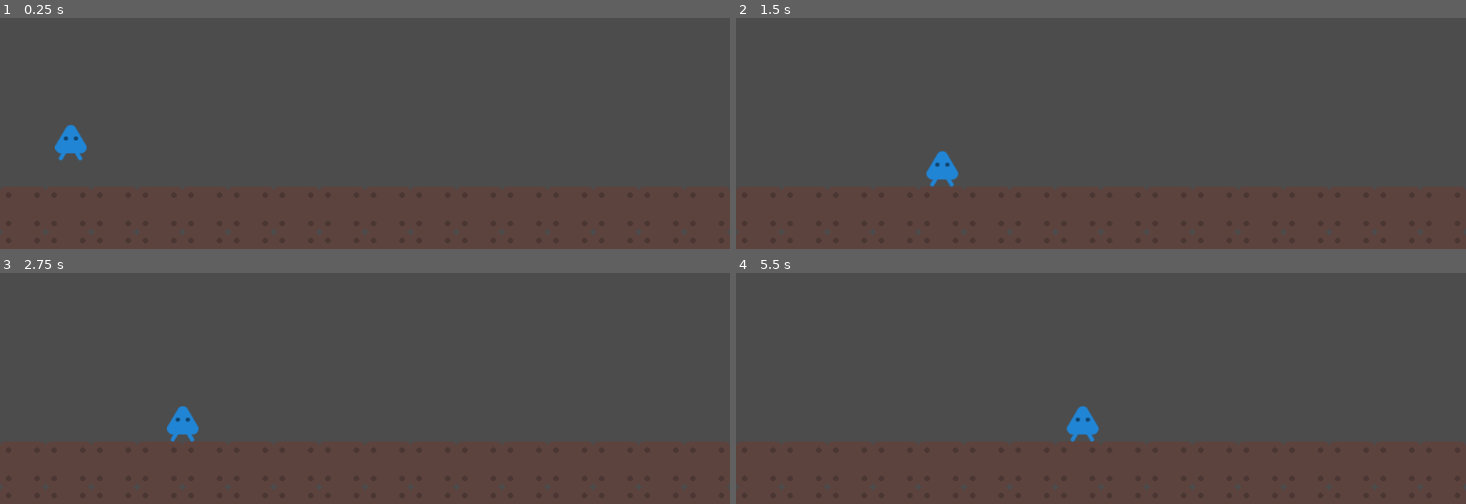
Above: before the commit, frames 1-4 (two rows, left to right).
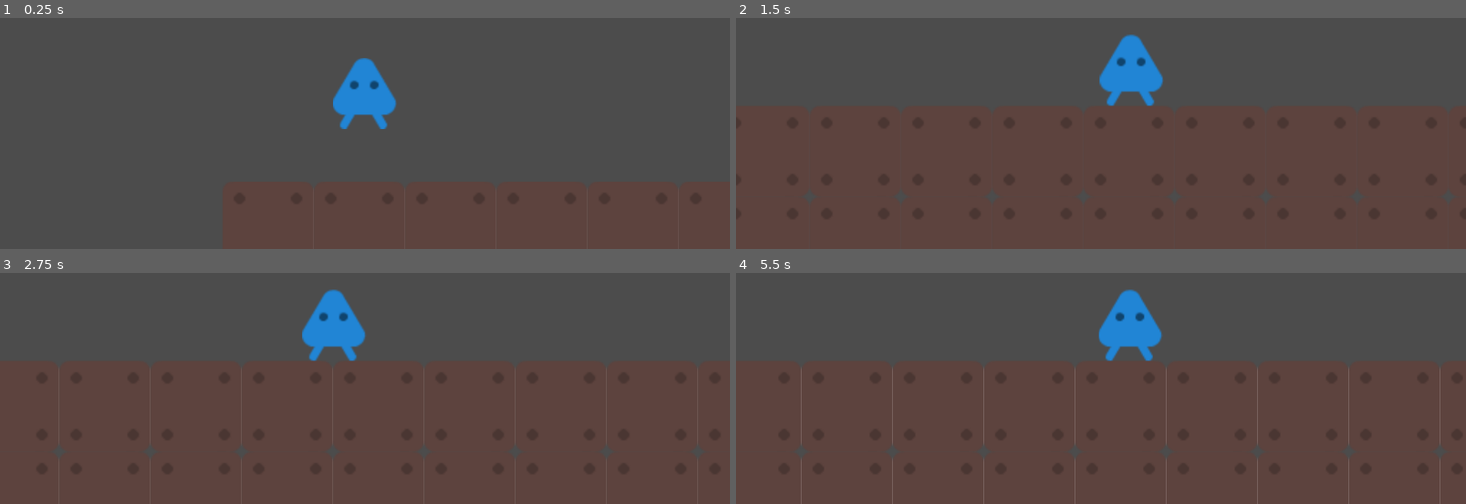
Above: after the commit, the same moments.

Repository: OfficialThomas/CMPM-171-GROUP-20
Game: Godot game, scene res://Basic.tscn
The game is run twice, just before and just after one commit, with the same random seed, the same clock (stepped at 60 frames per second) and the same inputs.
Inputs:
- Up to frame 1 (0.25 s): no input
- Up to frame 2 (1.5 s): hold D (right) from 0.53 s (still down); tap W (up) at 0.77 s
- Up to frame 3 (2.75 s): tap W (up) at 1.52 s; release D (right) at 2.03 s; hold A (left) from 2.03 s (still down)
- Up to frame 4 (5.5 s): release A (left) at 2.78 s; hold D (right) 2.78-4.28 s; tap W (up) at 3.02, 3.77, 4.52 s; hold A (left) 4.28-5.03 s; hold D (right) from 5.03 s (still down)

The runs differ from the first frame. In frame 1, 2.4% of the frame differs, in the area x 0-93%, y 17-98%; in frame 2, 3.5%; in frame 3, 3.7%; in frame 4, 3.9%, in the area x 5-100%, y 7-100%.

Commit message:
added following camera

Diff:
--- a/Narrative Game CMPM 171/Basic.tscn
+++ b/Narrative Game CMPM 171/Basic.tscn
@@ -94,6 +94,13 @@
 [node name="CollisionShape2D" type="CollisionShape2D" parent="KinematicBody2D"]
 shape = SubResource( 6 )
 
+[node name="Camera2D" type="Camera2D" parent="KinematicBody2D"]
+current = true
+zoom = Vector2( 0.5, 0.5 )
+smoothing_enabled = true
+smoothing_speed = 8.0
+offset_v = -0.4
+
 [node name="TileMap" type="TileMap" parent="."]
 tile_set = SubResource( 5 )
 format = 1
